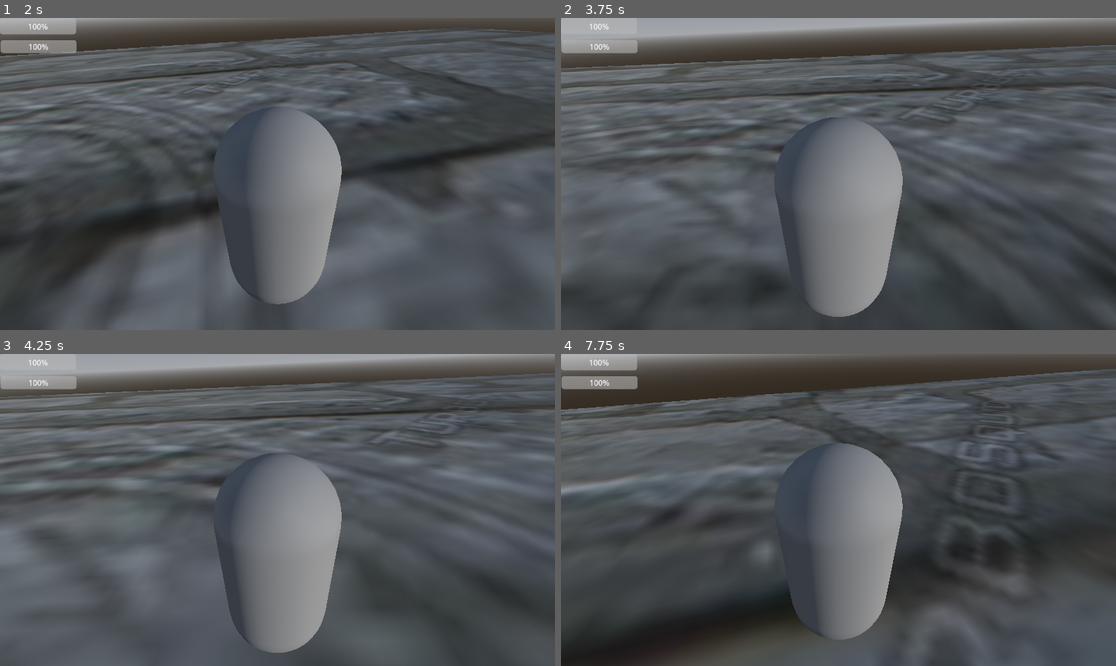
Above: before the commit, frames 1-4 (two rows, left to right).
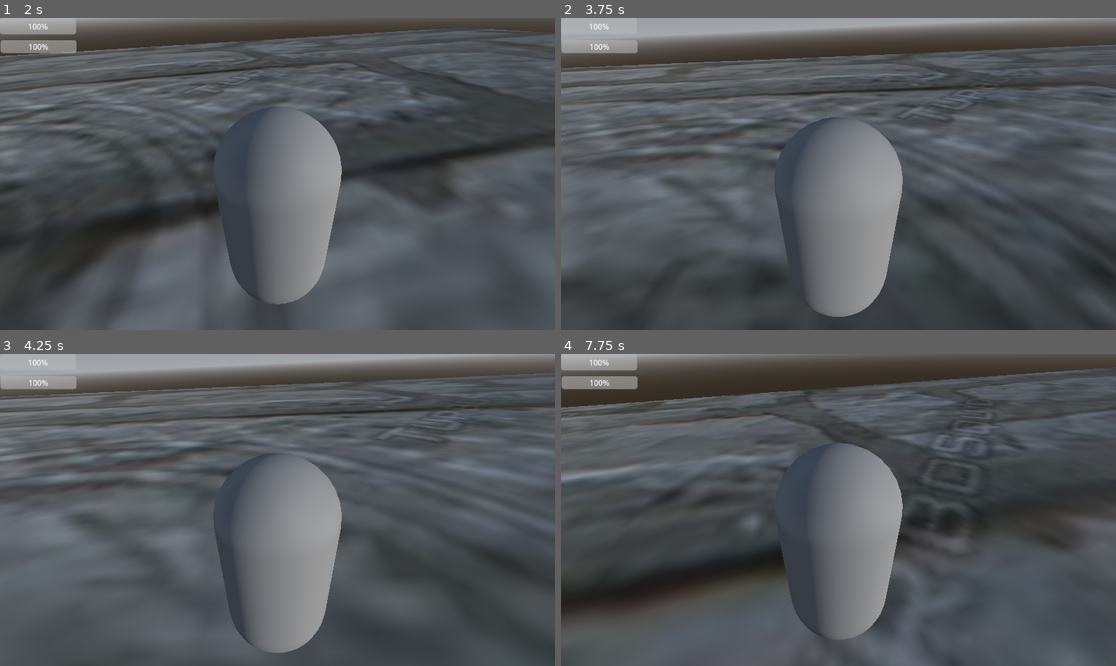
Above: after the commit, the same moments.

Repository: Snaflul/jdmgame2
Game: Godot game, scene res://root.tscn
The game is run twice, just before and just after one commit, with the same random seed, the same clock (stepped at 60 frames per second) and the same inputs. This scene is started directly instead of the project's main scene.
Inputs (mouse positions are in pixels of both pictures, inside the frame that each line leads up to):
- Up to frame 1 (2 s): tap Enter at 0.5 s; move the mouse to (271, 180) at 0.52 s; hold W (move_forward) from 0.53 s (still down); tap Space (dodge) at 0.6 s; tap F (move_jump) at 0.77, 1.52 s; move the mouse to (316, 177) at 1.27 s; tap Shift (sprint) at 1.35 s
- Up to frame 2 (3.75 s): move the mouse to (794, 170) at 2.02 s; tap Space (dodge) at 2.1, 3.6 s; move the mouse to (844, 174) at 2.77 s; release W (move_forward) at 2.78 s; hold A (move_left) 2.78-3.53 s; tap Shift (sprint) at 2.85 s; tap F (move_jump) at 3.02 s; move the mouse to (816, 167) at 3.52 s; hold W (move_forward) from 3.53 s (still down)
- Up to frame 3 (4.25 s): keep holding W (move_forward); tap F (move_jump) at 3.77 s
- Up to frame 4 (7.75 s): move the mouse to (866, 510) at 4.27 s; tap Shift (sprint) at 4.35, 5.85, 7.35 s; tap F (move_jump) at 4.52, 6.02, 6.77, 7.52 s; move the mouse to (810, 510) at 5.02 s; tap Space (dodge) at 5.1, 6.6 s; move the mouse to (849, 503) at 5.77 s; release W (move_forward) at 5.78 s; hold D (move_right) 5.78-6.53 s; move the mouse to (832, 516) at 6.52 s; hold W (move_forward) from 6.53 s (still down); move the mouse to (877, 513) at 7.27 s

Frame 1 is identical in both runs. In frame 2, less than 0.1% of the frame differs, in the area x 2-100%, y 8-96%; in frame 3, 10%; in frame 4, 24%, in the area x 0-100%, y 4-100%.

Commit message:
Update character_body_3d.gd

Diff:
--- a/character_body_3d.gd
+++ b/character_body_3d.gd
@@ -6,7 +6,7 @@
 const DODGE_SPEED = 13
 const DODGE_TIME = 0.27
 const DODGE_COOLDOWN = 0.5
-const AIR_CONTROL = 0.06
+const AIR_CONTROL = 0.03
 const SPRINT_MULTIPLIER = 1.5
 const BASE_FOV = 70.0
 const SPRINT_FOV = 85.0
